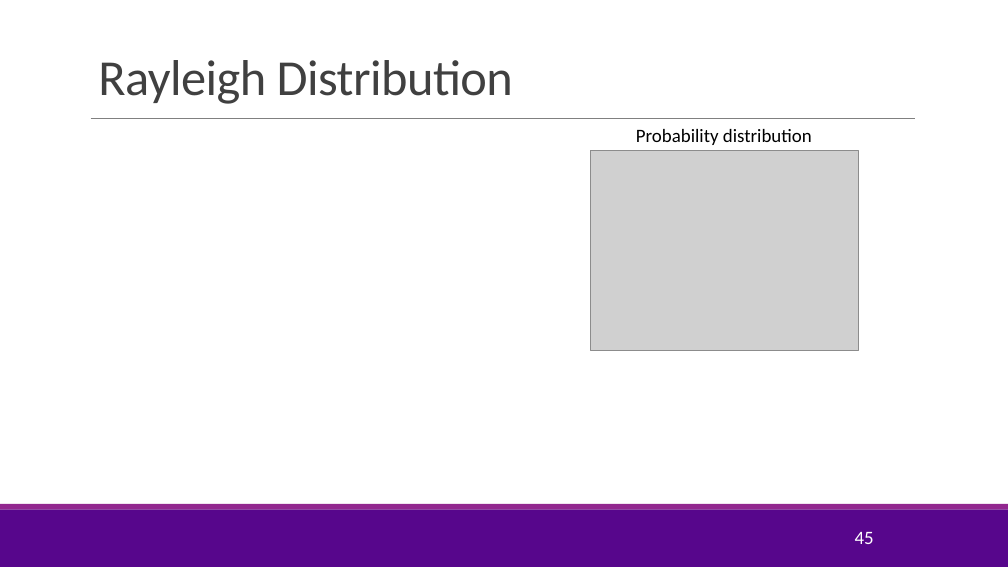
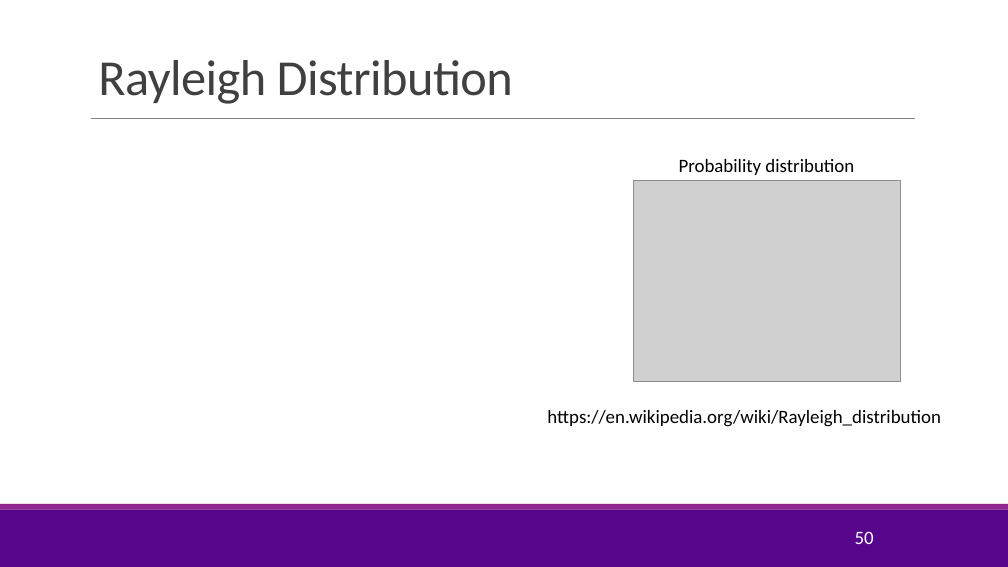
Before and after one commit to sdrangan/wirelesscomm, a slide deck: slide 50 of lectures/Unit03_Fading.pptx (slide 45 before the commit). Drawn at 1008x567 pixels with LibreOffice and Linux fonts; fonts in the diff are those of the drawing; grey boxes stand for pictures; background and template pictures are left out. Boxes give left, top, right and bottom in pixels: in the first picture for what was removed or moved away, otherwise in the second. Text is boxed around its words. In the diff, an @@ line names an element or a change of style, - is before the commit and + after.

```diff
--- a/lectures/Unit03_Fading.pptx
+++ b/lectures/Unit03_Fading.pptx
@@ text "Probability distribution": place and size @@
-text "Probability distribution" at <box>636,129,812,145</box>
+text "Probability distribution" at <box>679,159,854,175</box>
@@ picture: place and size @@
-picture at <box>591,150,858,351</box>
+picture at <box>634,181,901,381</box>
@@ text added at <box>547,410,941,427</box>, 18 pt, text #000000 @@
+https://en.wikipedia.org/wiki/Rayleigh_distribution
@@ page number at <box>855,531,874,544</box>: text changed @@
-45
+50
```
Also in this commit, not shown: 15 other slides changed, 13 slides added, 6 slides removed, 11 other files.
